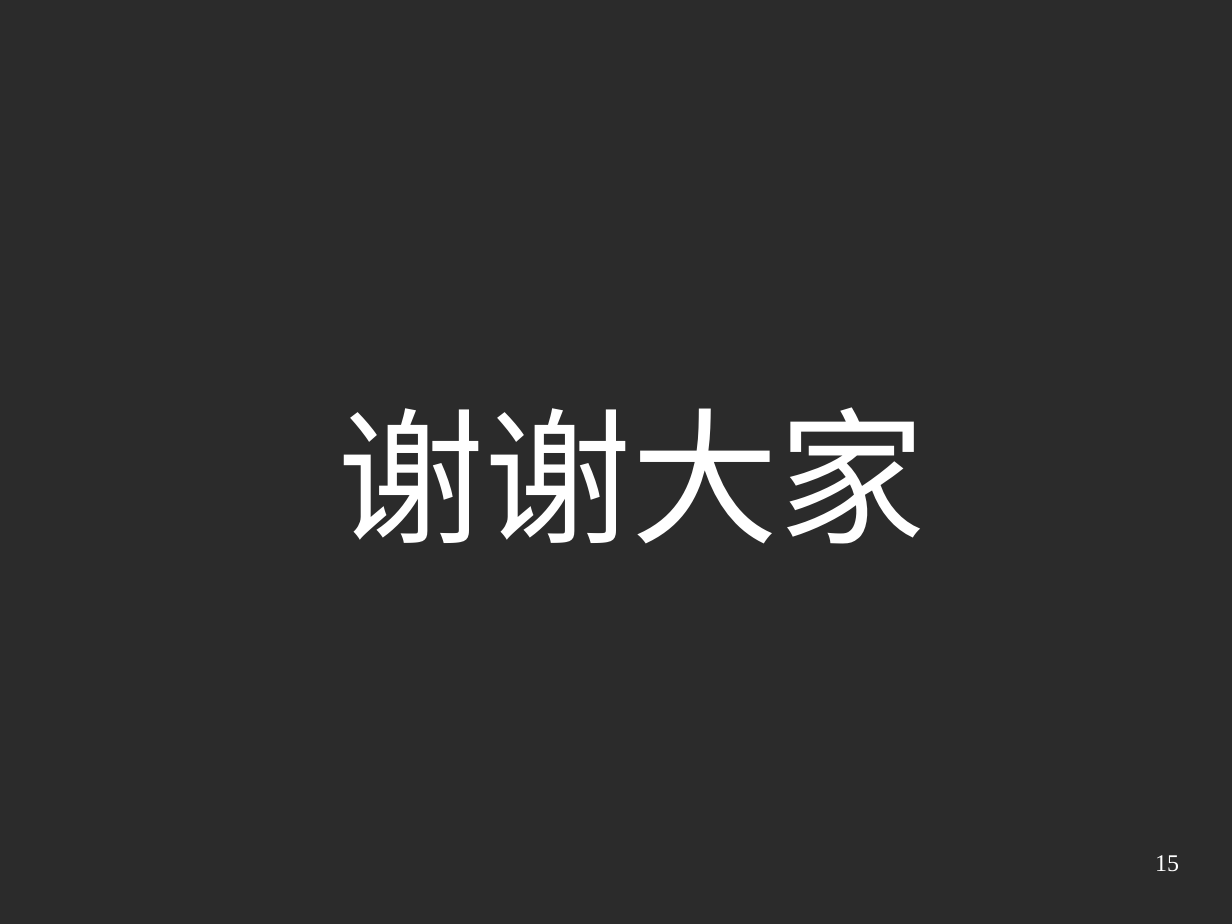
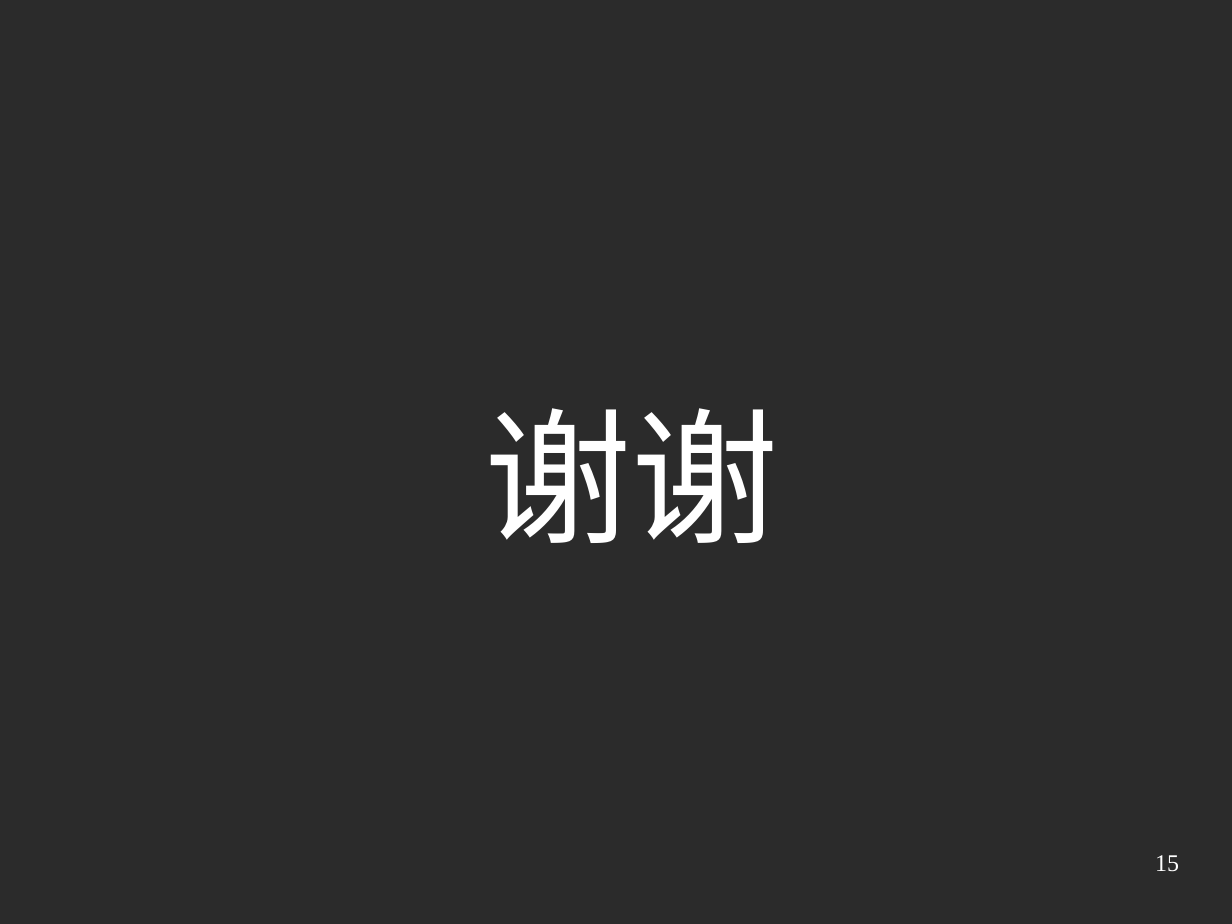
Before and after one commit to austgl/jsi, a slide deck: slide 15 of JSI2/web/doc/Preview2.ppt. Drawn at 1232x924 pixels with LibreOffice and Linux fonts; fonts in the diff are those of the drawing; background and template pictures are left out; a plain dark background stands for a picture behind light text. Boxes give left, top, right and bottom in pixels: in the first picture for what was removed or moved away, otherwise in the second. Text is boxed around its words. In the diff, an @@ line names an element or a change of style, - is before the commit and + after.

```diff
--- a/JSI2/web/doc/Preview2.ppt
+++ b/JSI2/web/doc/Preview2.ppt
@@ text at (485, 408, 779, 543): text changed @@
-谢谢大家
+谢谢
```
Also in this commit, not shown: 5 other slides changed, 5 other files.
